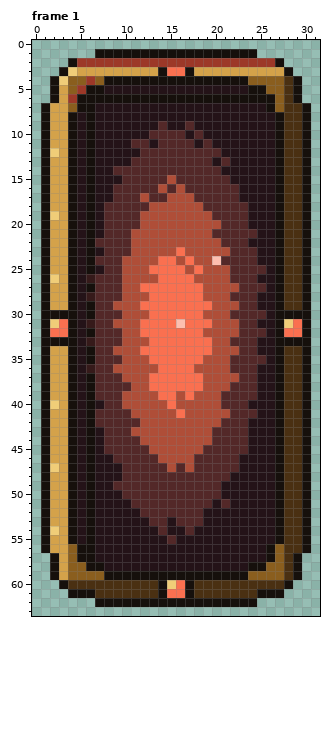
Pixel-art file: Assets/Graphics/mirror_vermilion.aseprite. The picture above was drawn from the file before the commit.
32x64 pixels, 5 frames. Pixels under 10% opacity are left out. Colours within 5 levels of each other are drawn and written as one. Shown: frame 1.
The result:
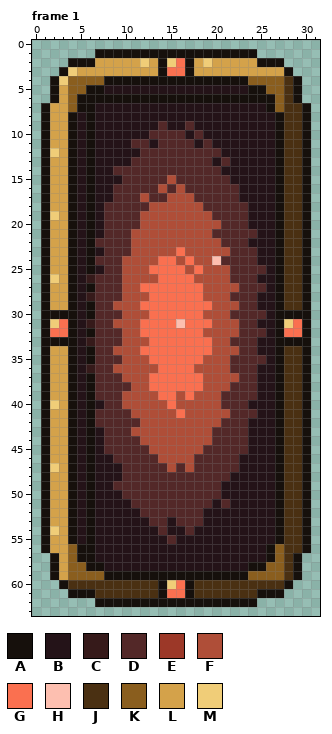
Palette (. is transparent): A #16100c  B #241318  C #361a1a  D #532828  E #9c3828  F #af4e38  G #fa7050  H #fdbfb0  J #4a3012  K #8a5e1e  L #d4a24a  M #f0cd78
From old to new:
layer "Layer 2" removed
--- frame 1
@@ x 0..31 @@
  1 .......AAAAAAAAAAAAAAAAAA.......
- 2 ....AEEEEEEEEEEEEEEEEEEEEEEA....
+ 2 ....AAALLLLLMLAMGALMLLLLLAAA....
  3 ...AMLLLLLLLLLAGGALLLLLLLLLLA...
- 4 ..AMKKEKAAAAAAAAAAAAAAAAKKKKJA..
- 5 ..ALKEAABBBBBBBBBBBBBBBBAAKKJA..
- 6 ..ALEAAAAAAAAAAAAAAAAAAAAAAKJA..
+ 4 ..AMKKKKAAAAAAAAAAAAAAAAKKKKJA..
+ 5 ..ALKKAABBBBBBBBBBBBBBBBAAKKJA..
+ 6 ..ALKAAAAAAAAAAAAAAAAAAAAAAKJA..
  7 .ALLKAABBBBBBBBBBBBBBBBBBBAKJJA.
